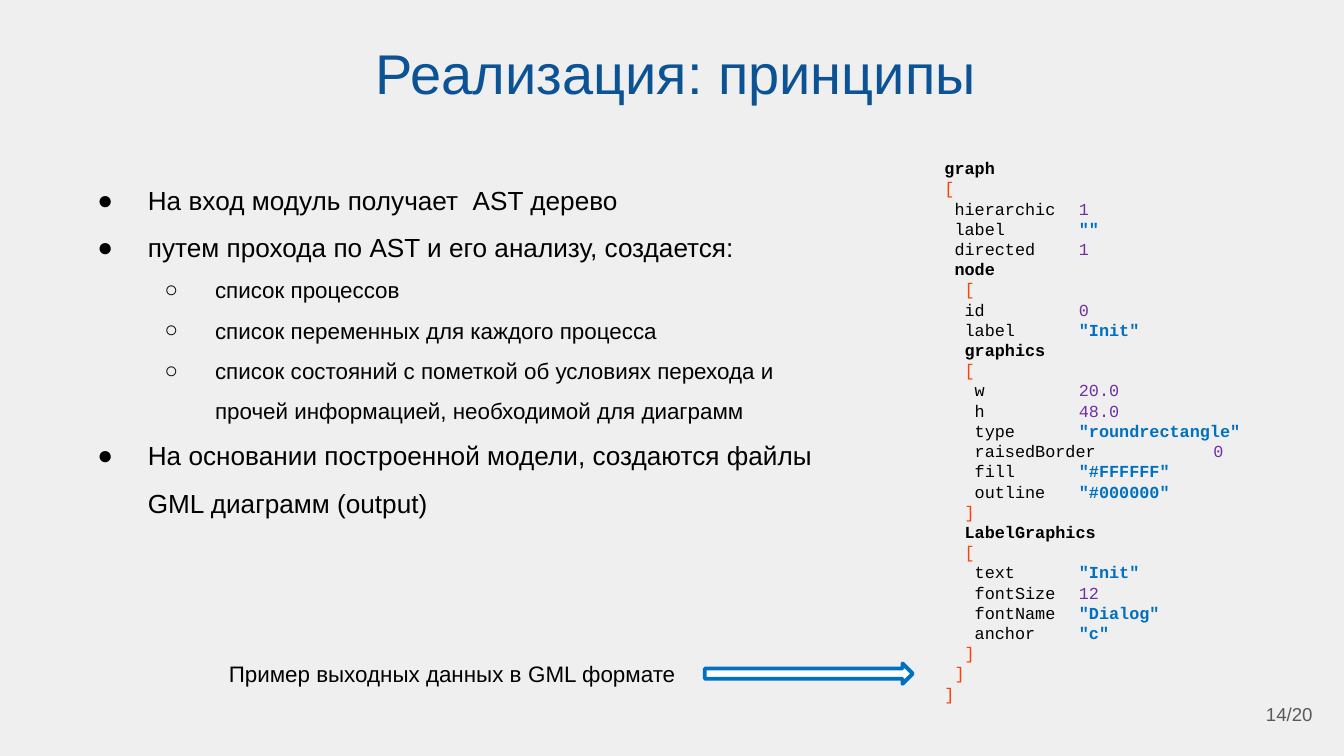
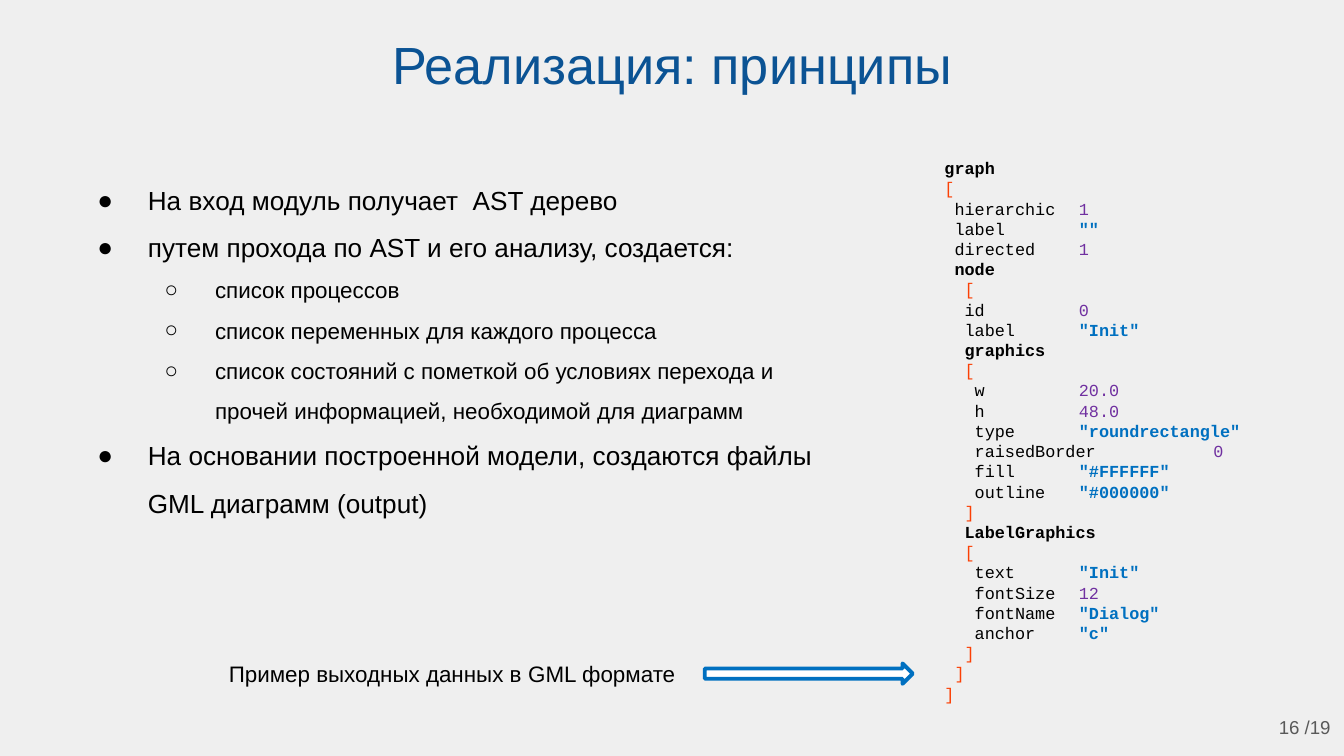
Before and after one commit to Belenkaia/Diagram-visualisation, a slide deck: slide 16 of презентации/МНСК_2.pptx (slide 14 before the commit). Drawn at 1344x756 pixels with LibreOffice and Linux fonts; fonts in the diff are those of the drawing. Boxes give left, top, right and bottom in pixels: in the first picture for what was removed or moved away, otherwise in the second. Text is boxed around its words. In the diff, an @@ line names an element or a change of style, - is before the commit and + after.

```diff
--- a/презентации/МНСК_2.pptx
+++ b/презентации/МНСК_2.pptx
@@ title "Реализация: принципы" moved from (x1=376, y1=55, x2=975, y2=104) to (x1=392, y1=48, x2=952, y2=95) @@
@@ title "Реализация: принципы" at (x1=392, y1=48, x2=952, y2=95): size 30 to 28 pt @@
@@ page number removed at (x1=1266, y1=707, x2=1313, y2=721) @@
-14/20
@@ page number added at (x1=1279, y1=720, x2=1331, y2=734), 10 pt, text #595959 @@
+16 /19
```
Also in this commit, not shown: 14 other slides changed, 4 slides added, 33 other files.
